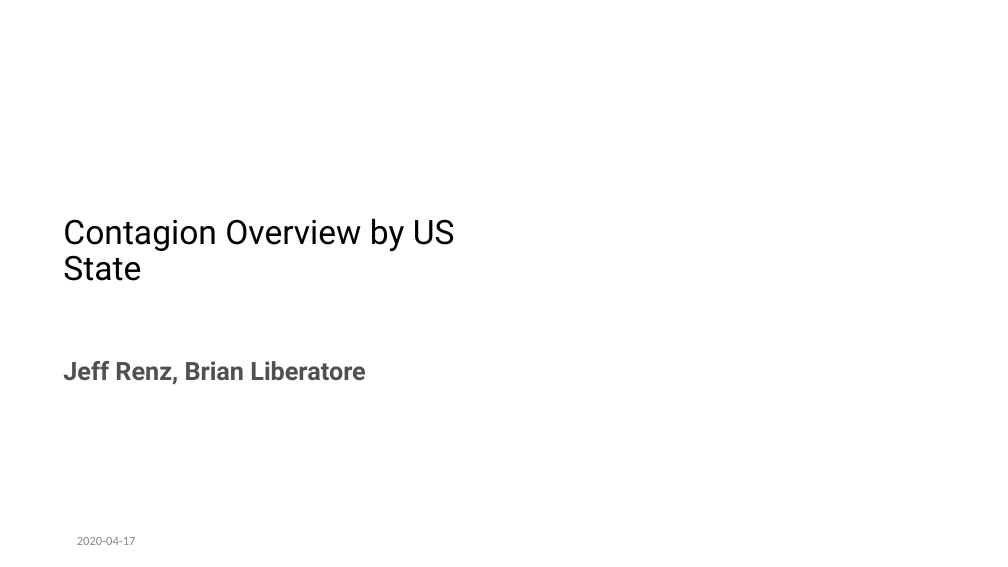
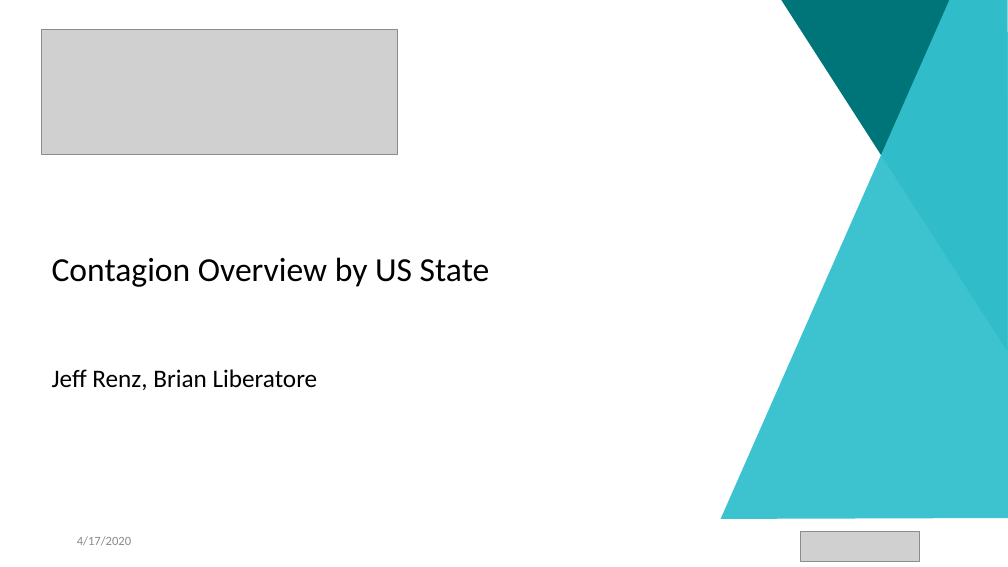
Before and after one commit to jeffrenz/Power-Point-Generation-Using-R, a slide deck: slide 1 of Validate_template.pptx. Drawn at 1008x567 pixels with LibreOffice and Linux fonts; fonts in the diff are those of the drawing; grey boxes stand for pictures; background and template pictures are left out. Boxes give left, top, right and bottom in pixels: in the first picture for what was removed or moved away, otherwise in the second. Text is boxed around its words. In the diff, an @@ line names an element or a change of style, - is before the commit and + after.

```diff
--- a/Validate_template.pptx
+++ b/Validate_template.pptx
@@ picture added at box(42, 29, 398, 155) @@
@@ freeform shape added at box(721, 0, 1008, 519), fill #33C0CD at 95% opacity @@
@@ freeform shape added at box(780, 0, 1007, 351), fill #007579 @@
@@ title "Contagion Overview by US State": place and size @@
-title "Contagion Overview by US State" at box(63, 218, 455, 281)
+title "Contagion Overview by US State" at box(52, 257, 490, 287)
@@ title "Contagion Overview by US State" at box(52, 257, 490, 287): font Roboto to Calibri; line spacing 0.9 to 1 @@
@@ subtitle "Jeff Renz, Brian Liberatore": place and size @@
-subtitle "Jeff Renz, Brian Liberatore" at box(63, 361, 365, 385)
+subtitle "Jeff Renz, Brian Liberatore" at box(52, 369, 318, 390)
@@ subtitle "Jeff Renz, Brian Liberatore" at box(52, 369, 318, 390): font Roboto to Calibri, text colour #505050 to #000000, bold off; line spacing 0.9 to 1; less space between paragraphs @@
@@ text removed at box(77, 537, 136, 545) @@
-2020-04-17
@@ text added at box(77, 536, 131, 546), 12 pt, text #8C8C8C @@
+4/17/2020
@@ picture added at box(801, 532, 920, 562) @@
```
Also in this commit, not shown: 3 other slides changed, 6 other files.
